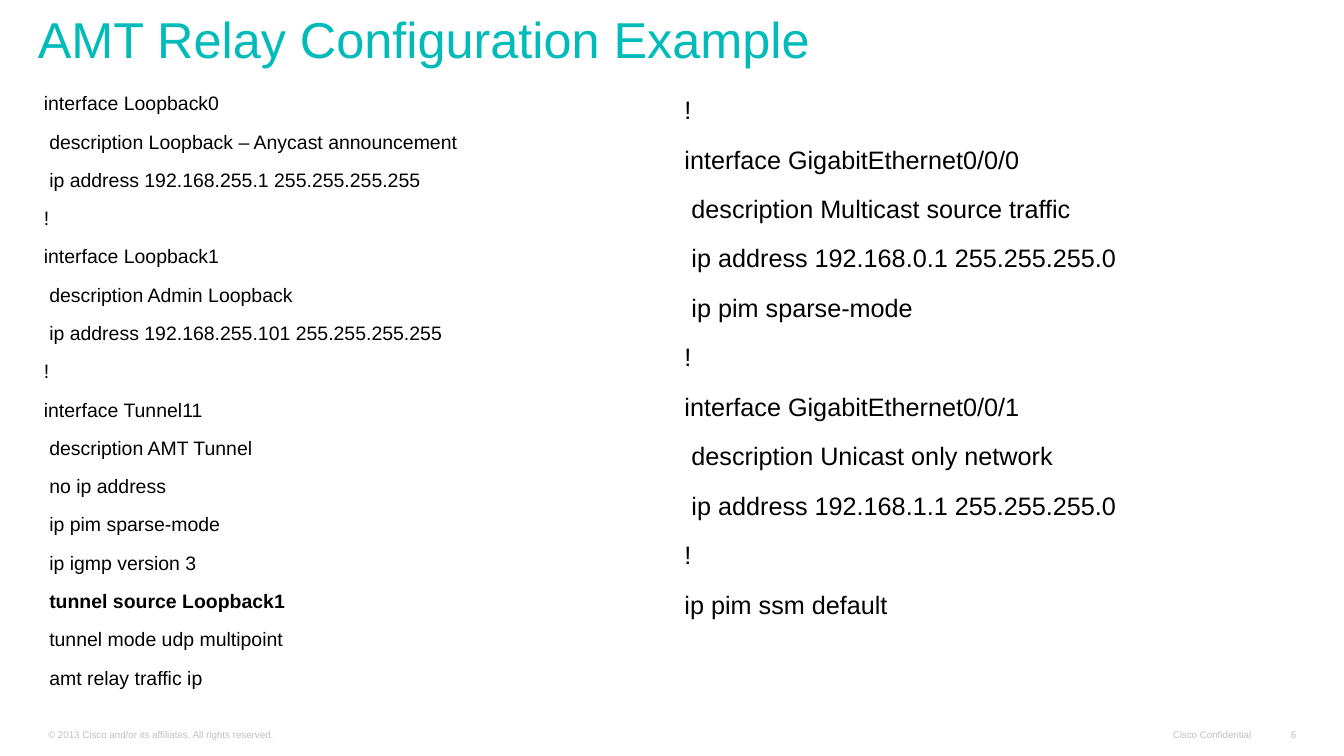
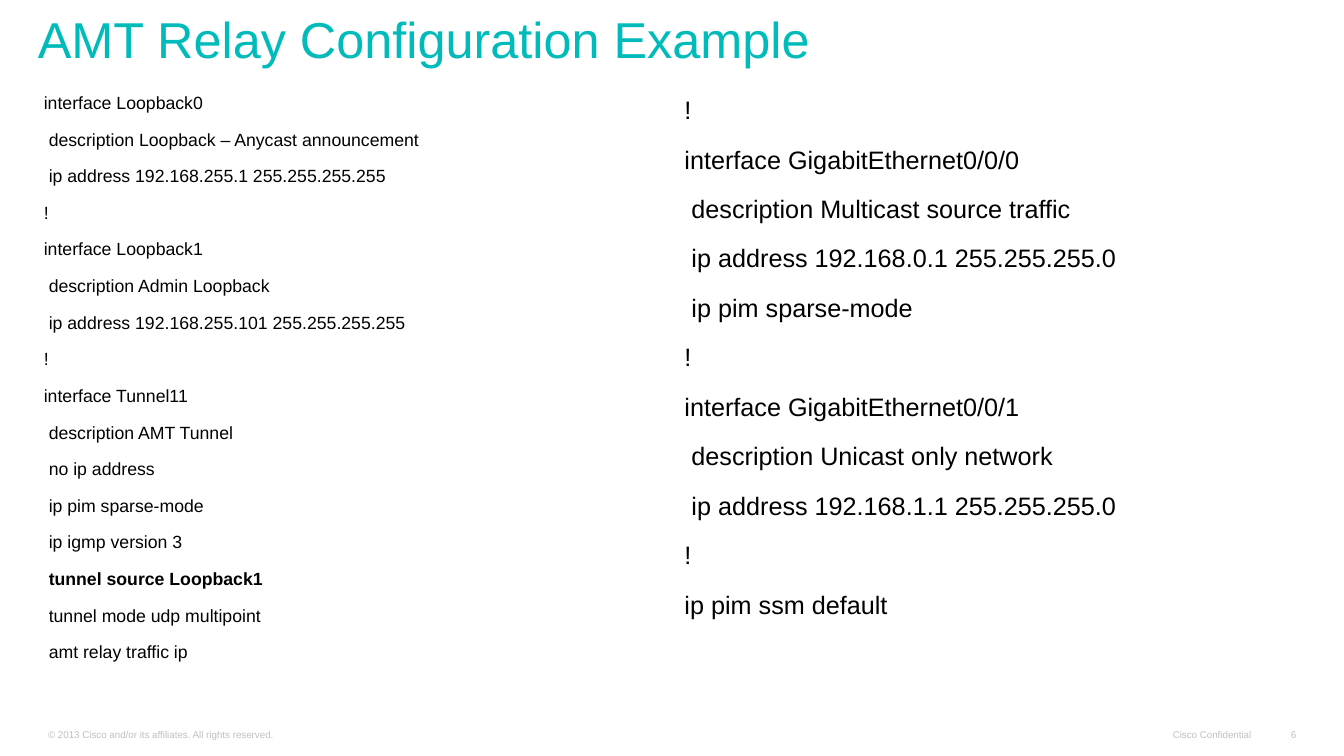
Before and after one commit to cisco/SSMAMTtools, a slide deck: slide 6 of docs/amt-gw-lib-v5.1.pptx. Drawn at 1344x756 pixels with LibreOffice and Linux fonts; fonts in the diff are those of the drawing; background and template pictures are left out. Boxes give left, top, right and bottom in pixels: in the first picture for what was removed or moved away, otherwise in the second. Text is boxed around its words. In the diff, an @@ line names an element or a change of style, - is before the commit and + after.

```diff
--- a/docs/amt-gw-lib-v5.1.pptx
+++ b/docs/amt-gw-lib-v5.1.pptx
@@ text "interface Loopback0" at [44, 96, 419, 662]: size 13.9 to 12.6 pt @@
```
Also in this commit, not shown: 10 other slides changed, 17 other files.
